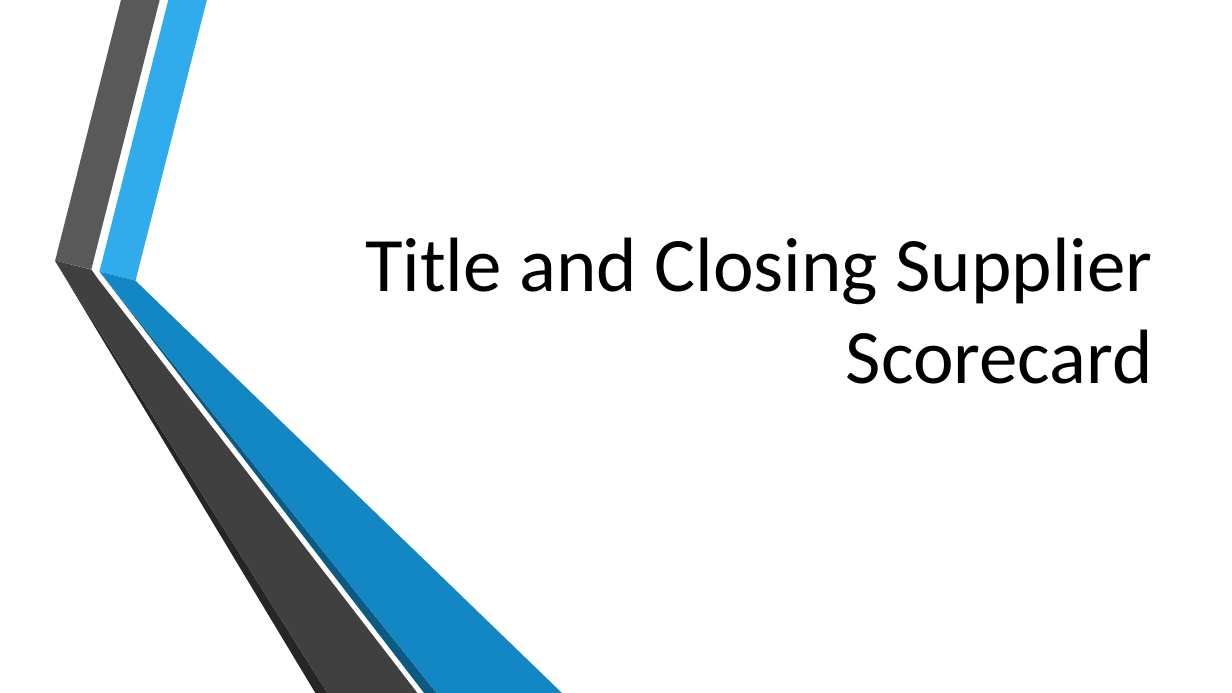
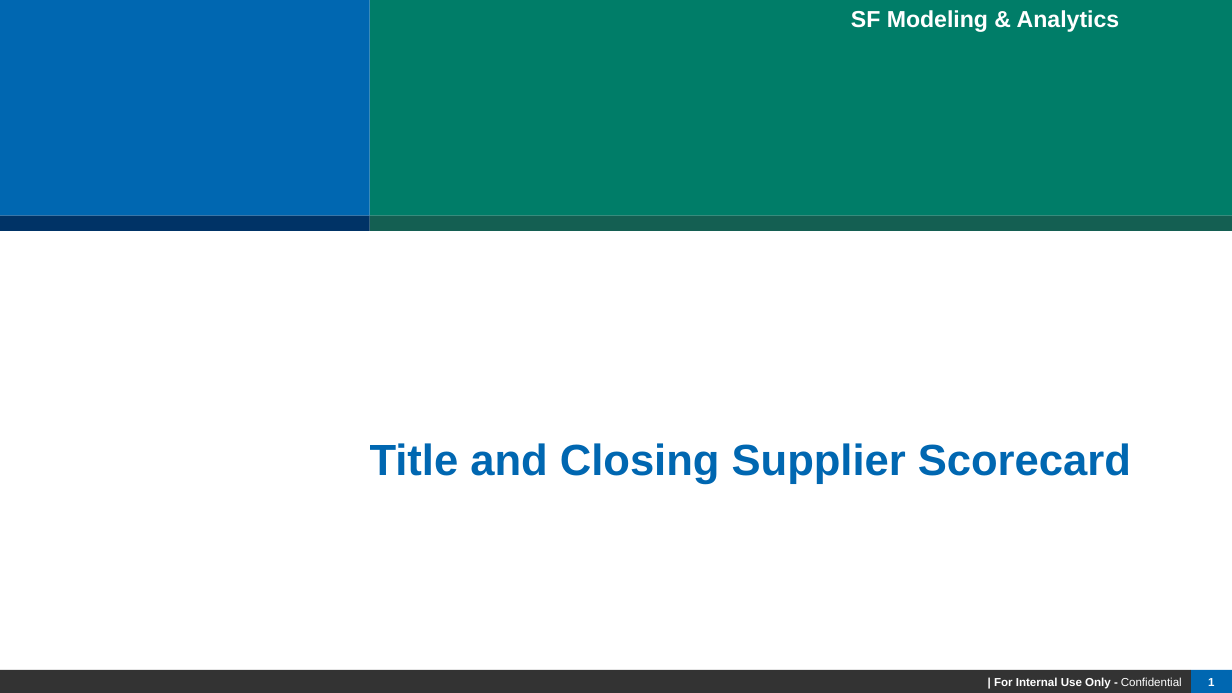
Before and after one commit to maxchen1220/Project, a slide deck: slide 1 of Supplier Scorecard Project Review.pptx. Drawn at 1232x693 pixels with LibreOffice and Linux fonts; fonts in the diff are those of the drawing; background and template pictures are left out. Boxes give left, top, right and bottom in pixels: in the first picture for what was removed or moved away, otherwise in the second. Text is boxed around its words. In the diff, an @@ line names an element or a change of style, - is before the commit and + after.

```diff
--- a/Supplier Scorecard Project Review.pptx
+++ b/Supplier Scorecard Project Review.pptx
@@ text added at (x1=851, y1=10, x2=1120, y2=32), 18 pt, text #FFFFFF, bold @@
+SF Modeling & Analytics
@@ rectangle added at (x1=370, y1=215, x2=1232, y2=231), fill #007D68 @@
@@ group added at (x1=0, y1=0, x2=1232, y2=231): 4 rectangles @@
@@ group removed at (x1=55, y1=0, x2=563, y2=693): 6 freeform shapes @@
@@ title "Title and Closing Supplier Scorecard" moved from (x1=365, y1=237, x2=1153, y2=384) to (x1=370, y1=443, x2=1131, y2=484) @@
@@ title "Title and Closing Supplier Scorecard" at (x1=370, y1=443, x2=1131, y2=484): size 60 to 34 pt, font Calibri to Arial, text colour #000000 to #0067B1, bold on; alignment right to left; line spacing 1 to 0.95 @@
@@ rectangle added at (x1=0, y1=670, x2=1191, y2=693), fill #333333, 9 pt, text #FFFFFF, bold @@
+| For Internal Use Only - Confidential
@@ page number added at (x1=1191, y1=670, x2=1232, y2=693), fill #0067B1, 9 pt, text #FFFFFF, bold @@
+1
```
Also in this commit, not shown: 12 other slides changed, 6 slides added, 1 slide removed.
